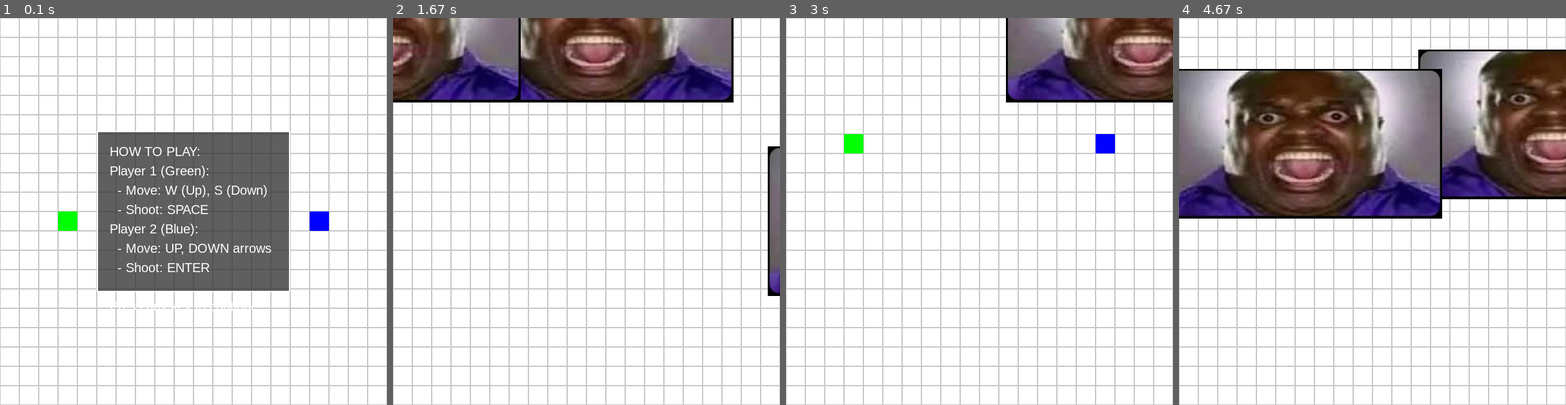
Above: before the commit, frames 1-4 (left to right).
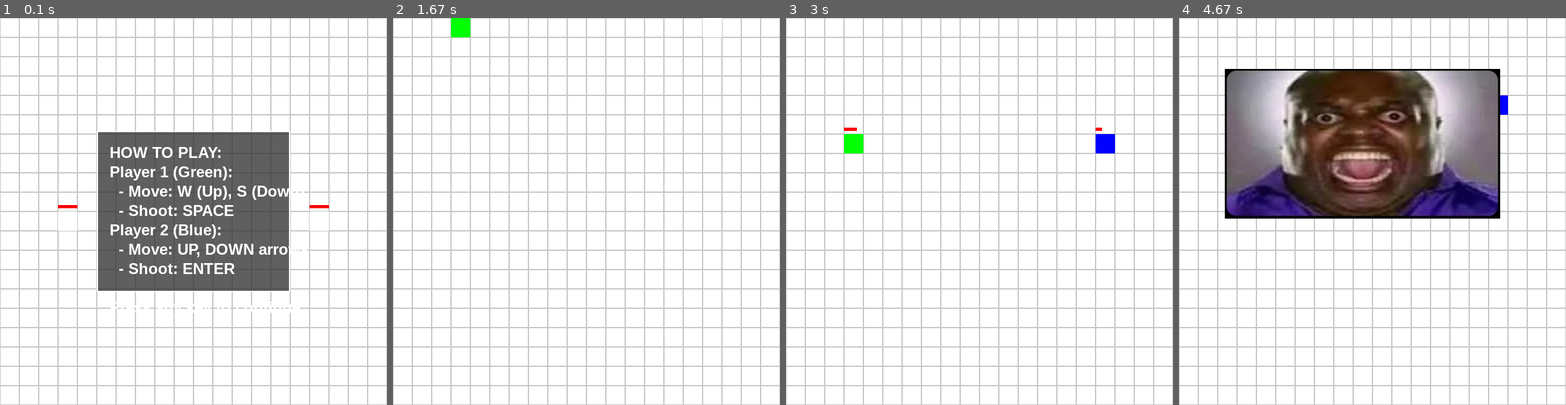
Above: after the commit, the same moments.

Repository: OliverOE1509/PyGame_AI_Fight_Club
Game: pygame game, started from pygame_local.py
Two runs of this game, one before a commit and one after it. Both use one fixed random seed, a clock stepped at 60 frames per second and the inputs below.
Inputs:
- Up to frame 1 (0.1 s): no input
- Up to frame 2 (1.67 s): hold Space 0.33-0.8 s; hold Up 0.33-0.8 s; hold Enter 0.83-1.3 s; hold Up 0.83-1.3 s; hold W 0.83-1.3 s; hold Space from 1.33 s (still down); hold Up from 1.33 s (still down); hold W from 1.33 s (still down)
- Up to frame 3 (3 s): release Space at 1.8 s; release Up at 1.8 s; release W at 1.8 s; tap Enter at 1.83 s; hold Up 2.17-2.63 s; hold W 2.17-2.63 s; tap Space at 2.23, 2.53, 2.73 s; hold Down 2.67-2.97 s; hold S 2.67-2.97 s
- Up to frame 4 (4.67 s): hold Up 3-3.37 s; hold W 3-3.37 s; tap Space at 3.07, 3.47, 3.87, 4.2, 4.53 s; hold Down 3.4-3.77 s; hold S 3.4-3.77 s; hold Up 3.8-4.1 s; hold W 3.8-4.1 s; hold Down 4.13-4.43 s; hold S 4.13-4.43 s; hold Up from 4.47 s (still down); hold W from 4.47 s (still down)

The runs differ from the first frame. In frame 1, 4.4% of the frame differs, in the area x 15-85%, y 33-77%; in frame 2, 20%; in frame 3, 9.5%; in frame 4, 36%, in the area x 0-100%, y 8-52%.

Commit message:
working local script

Diff:
--- a/network.py
+++ b/network.py
@@ -3,7 +3,7 @@
 class Network:
     def __init__(self):
         self.client = socket.socket(socket.AF_INET, socket.SOCK_STREAM)
-        self.server = "193.157.173.185"  # Change to your server IP
+        self.server = socket.gethostbyname(socket.gethostname())  # Change to your server IP
         self.port = 5555
         self.addr = (self.server, self.port)
         self.player_id = -1
--- a/pygame_local.py
+++ b/pygame_local.py
@@ -15,11 +15,12 @@
     'grid': (200, 200, 200), # black
     'agent1': (0, 255, 0), # green
     'agent2': (0, 0, 255), # blue
-    'bullet': (255, 0, 0) # 'red
+    'bullet': (255, 0, 0), # 'red
+    'health': (255, 0, 0)
 }
 
 class Agent:
-    def __init__(self, x, y, color, dx, shoot_key):
+    def __init__(self, x, y, color, dx, shoot_key, player_id):
         self.x = x
         self.y = y
         self.color = color
@@ -30,10 +31,45 @@
         # timer mellom hvert skudd
         self.last_shot = 0
         self.shot_cooldown = 500  # I millisekunder. 500 = 1/2 sekunder
+        self.health = 3
+        self.alive = True
+        self.hit_cooldown = 0
+        self.hit_time = 0
+        self.player_id = player_id
+
+    def check_bullet_collision(self, bullet):
+        if not self.alive:
+            return False
+
+        now = pygame.time.get_ticks()
+        if now - self.hit_time < self.hit_cooldown:
+            return False
+
+        if (abs(self.x - bullet.x) < 1 and abs(self.y - bullet.y) < 1):
+            self.health -= 1
+            self.hit_time = now
+            if self.health <= 0:
+                self.alive = False
+            return True
+        return False
 
     def draw(self):
-        pygame.draw.rect(screen, self.color,
-                         (self.x * cell_size, self.y * cell_size, cell_size, cell_size))
+        # Flash when hit
+        now = pygame.time.get_ticks()
+        if now - self.hit_time < 200 and self.alive:
+            flash_color = (255, 255, 255)  # White flash
+        else:
+            flash_color = self.color
+
+        pygame.draw.rect(screen, flash_color,
+                        (self.x * cell_size, self.y * cell_size, cell_size, cell_size))
+
+        # Draw health bar
+        if self.alive:
+            health_width = (cell_size * self.health) / 3
+            pygame.draw.rect(screen, colors['health'],
+                           (self.x * cell_size, self.y * cell_size - 10,
+                            health_width, 5))
 
     def move(self, dy):
         new_y = self.y + dy
@@ -53,6 +89,10 @@
             if bullet.off_screen():
                 self.bullets.remove(bullet)
 
+    def update_position(self, x, y):
+        self.x = x
+        self.y = y
+
 
 class Bullet:
     def __init__(self, x, y, dx, dy):
@@ -60,7 +100,16 @@
         self.y = y
         self.dx = dx
         self.dy = dy
-        self.image = pygame.transform.scale(bullet_img, (cell_size // 2, cell_size // 2))
+        #self.image = pygame.transform.scale(bullet_img, (cell_size // 2, cell_size // 2))
+        try:
+            bullet_path = os.path.join(ASSETS_PATH, 'bullet_img.png')
+            self.image = pygame.image.load(bullet_path).convert_alpha()
+            self.image = pygame.transform.scale(self.image, (cell_size // 2, cell_size // 2))
+        except:
+            self.image = pygame.Surface((cell_size // 2, cell_size // 2), pygame.SRCALPHA)
+            pygame.draw.circle(self.image, (255, 0, 0),
+                             (cell_size // 4, cell_size // 4),
+                             cell_size // 4)
 
     def move(self):
         self.x += self.dx
@@ -121,106 +170,130 @@
         screen.blit(text, (box_x + 20, text_y))
         text_y += 30
 
+def draw_game_over(screen, font, winner):
+    overlay = pygame.Surface((screen_width, screen_height), pygame.SRCALPHA)
+    overlay.fill((0, 0, 0, 180))
+    screen.blit(overlay, (0, 0))
+
+    text = font.render(f"Player {winner + 1} wins!", True, (255, 255, 0))
+    text_rect = text.get_rect(center=(screen_width // 2, screen_height // 2 - 30))
+    screen.blit(text, text_rect)
+
+    restart_text = font.render("Press R to restart", True, (255, 255, 255))
+    restart_rect = restart_text.get_rect(center=(screen_width // 2, screen_height // 2 + 30))
+    screen.blit(restart_text, restart_rect)
+
 def main():
-    global bullet_img
     try:
-        bullet_path = os.path.join(ASSETS_PATH, 'bullet_img.png')
-        bullet_img = pygame.image.load(bullet_path).convert_alpha()
-        # Scale to appropriate size (about 1/2 to 2/3 of cell_size works well)
-        #bullet_img = pygame.transform.scale(bullet_img, (cell_size // 2, cell_size // 2))
+        global bullet_img
+        try:
+            bullet_path = os.path.join(ASSETS_PATH, 'bullet_img.png')
+            bullet_img = pygame.image.load(bullet_path).convert_alpha()
+            # Scale to appropriate size (about 1/2 to 2/3 of cell_size works well)
+            #bullet_img = pygame.transform.scale(bullet_img, (cell_size // 2, cell_size // 2))
+        except Exception as e:
+            bullet_image = pygame.Surface((cell_size, cell_size), pygame.SRCALPHA)
+            pygame.draw.circle(bullet_image, (255, 0, 0),
+                            (cell_size // 4, cell_size // 4),
+                            cell_size // 4)
+
+        clock = pygame.time.Clock()
+        font = pygame.font.SysFont('Arial', 20)
+        agent = Agent(3, 10, colors['agent1'], dx = 1, shoot_key = pygame.K_SPACE, player_id = 0)
+        opponent = Agent(16, 10, colors['agent2'], dx = -1, shoot_key = pygame.K_RETURN, player_id = 1)
+        running = True
+        clock = pygame.time.Clock()
+        font = pygame.font.SysFont('Arial', 24, bold=True)
+        running = True
+        show_help = True
+        game_over = False
+        winner = None
+
+        while running:
+
+            #print(previous_time)
+            current_time = pygame.time.get_ticks()
+
+            for event in pygame.event.get():
+                    if event.type == pygame.QUIT:
+                        running = False
+                    elif event.type == pygame.KEYDOWN:
+                        if show_help:
+                            show_help = False
+                        elif game_over and event.key == pygame.K_r:
+                            return main()
+                        elif event.key == pygame.K_ESCAPE:
+                            running = False
+
+            if game_over:
+                screen.fill(colors['background'])
+                draw_grid()
+                agent.draw()
+                opponent.draw()
+                draw_game_over(screen, font, winner)
+                pygame.display.flip()
+                continue
+
+            if not show_help:
+                keys = pygame.key.get_pressed()
+
+                # agent 1
+                if keys[pygame.K_w]:
+                    agent.move(-1)
+                if keys[pygame.K_s]:
+                    agent.move(1)
+                if keys[agent.shoot_key]:
+                    agent.shoot()
+
+                # agent 2
+                if keys[pygame.K_UP]:
+                    opponent.move(-1)
+                if keys[pygame.K_DOWN]:
+                    opponent.move(1)
+                if keys[opponent.shoot_key]:
+                    opponent.shoot()
+
+            agent.update_bullets()
+            opponent.update_bullets()
+
+            for bullet in agent.bullets[:]:
+                if opponent.check_bullet_collision(bullet):
+                    agent.bullets.remove(bullet)
+                    if not opponent.alive:
+                        game_over = True
+                        winner = agent.player_id
+                        #try:
+                        #    n.send("GAME_OVER")
+                        #except:
+                        #    pass
+
+            for bullet in opponent.bullets[:]:
+                if agent.check_bullet_collision(bullet):
+                    opponent.bullets.remove(bullet)
+                    if not agent.alive:
+                        game_over = True
+                        winner = opponent.player_id
+                        #try:
+                        #    n.send("GAME_OVER")
+                        #except:
+                        #    pass
+
+            screen.fill(colors['background'])
+            draw_grid()
+            agent.draw()
+            opponent.draw()
+            agent.update_bullets()
+            opponent.update_bullets()
+
+            if show_help:
+                draw_help_box(screen, font)
+
+            pygame.display.flip()
+            clock.tick(20)
     except Exception as e:
-        bullet_image = pygame.Surface((cell_size, cell_size), pygame.SRCALPHA)
-        pygame.draw.circle(bullet_image, (255, 0, 0),
-                          (cell_size // 4, cell_size // 4),
-                          cell_size // 4)
-
-    clock = pygame.time.Clock()
-    font = pygame.font.SysFont('Arial', 20)
-    agent1 = Agent(3, 10, colors['agent1'], dx = 1, shoot_key = pygame.K_SPACE)
-    agent2 = Agent(16, 10, colors['agent2'], dx = -1, shoot_key = pygame.K_RETURN)
-    bullets = []
-
-    running = True
-    FPS = 60
-    previous_time = pygame.time.get_ticks()
-    dt = 0
-    timer = 0
-    record = 0
-    passed, start = False, False
-    show_help = True
-    help_time = 0
-    #print(previous_time)
-
-    #player_pos = pygame.Vector2(screen.get_width() / 2, screen.get_height() / 2)
-
-    while running:
-        #print(previous_time)
-
-        for event in pygame.event.get():
-            if event.type == pygame.QUIT:
-                running = False
-            elif event.type == pygame.KEYDOWN and show_help:
-                show_help = False
-
-
-        now = time.time()
-        dt = now - previous_time
-        now = previous_time
-
-        if not show_help:
-            keys = pygame.key.get_pressed()
-
-            # agent 1
-            if keys[pygame.K_w]:
-                agent1.move(-1)
-            if keys[pygame.K_s]:
-                agent1.move(1)
-            if keys[agent1.shoot_key]:
-                agent1.shoot()
-
-            # agent 2
-            if keys[pygame.K_UP]:
-                agent2.move(-1)
-            if keys[pygame.K_DOWN]:
-                agent2.move(1)
-            if keys[agent2.shoot_key]:
-                agent2.shoot()
-
-
-
-        screen.fill(colors['background'])
-        draw_grid()
-        agent1.draw()
-        agent2.draw()
-        agent1.update_bullets()
-        agent2.update_bullets()
-
-        if show_help:
-            if help_time == 0:
-                help_time = pygame.time.get_ticks()
-            draw_help_box(screen, font)
-
-        ##start_time = pygame.time.get_ticks()
-        #daw_instruction_box(start_time)
-
-        pygame.display.flip()
-        clock.tick(20)
-
-    #pygame.draw.circle(screen, 'red', player_pos, 40)
-
-    #keys = pygame.key.get_pressed()
-    #if keys[pygame.K_w]:
-    #    player_pos.y -= 300 * dt
-    #if keys[pygame.K_s]:
-    #    player_pos.y += 300 * dt
-    #if keys[pygame.K_a]:
-    #    player_pos.x -= 300 * dt
-    #if keys[pygame.K_d]:
-    #    player_pos.x += 300 * dt
-    #pygame.display.flip()
-    #dt = clock.tick(1000) / 1000
-
-    pygame.quit()
+        print(f'Game error: {e}')
+    finally:
+        pygame.quit()
 
 if __name__ == "__main__":
     main()
Not shown, changed: requirements.txt
Empty file added: run_model.py
